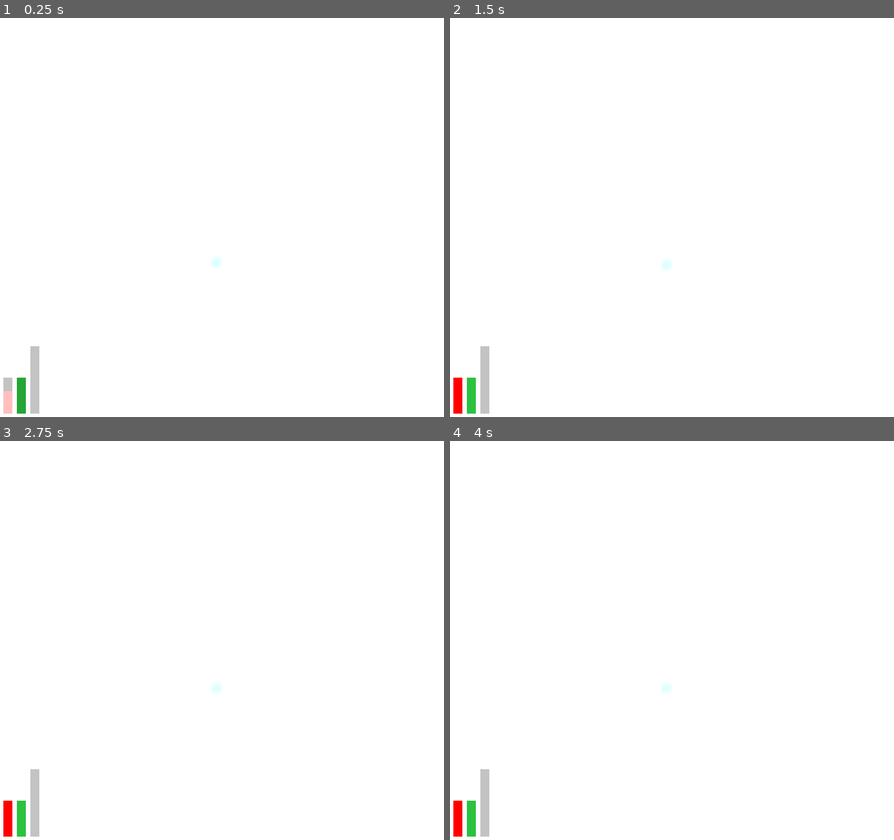
Above: before the commit, frames 1-4 (two rows, left to right).
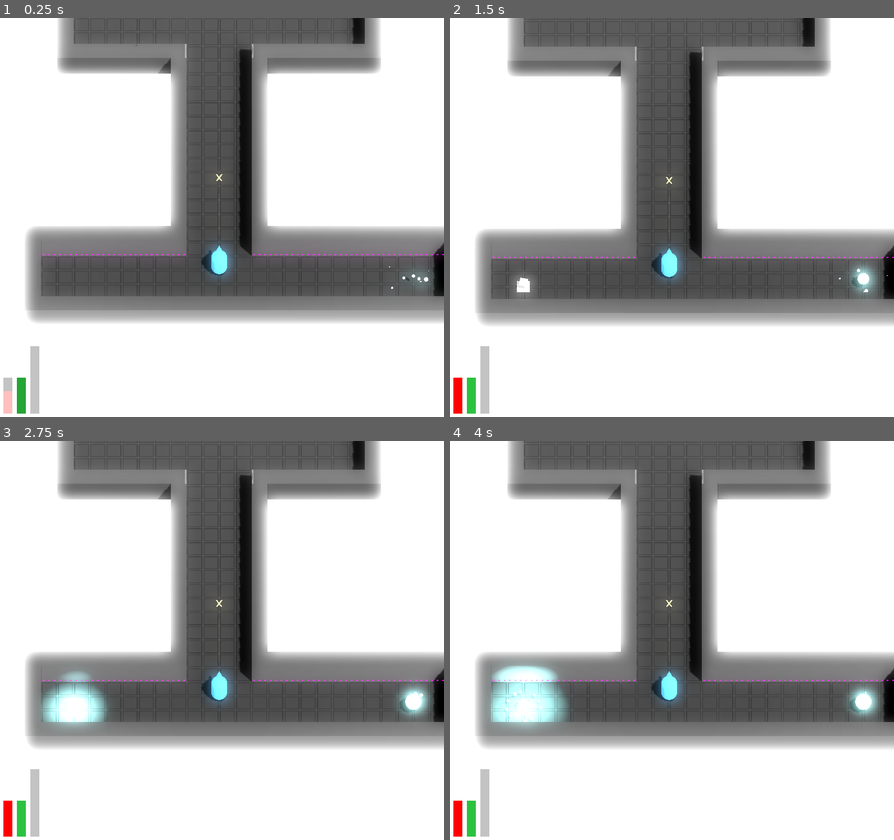
Above: after the commit, the same moments.

Repository: JackEvans24/bullet-absorb
Game: Godot game, scene res://scenes/main.tscn
The game is run twice, just before and just after one commit, with the same random seed, the same clock (stepped at 60 frames per second) and the same inputs.
Inputs:
- Up to frame 1 (0.25 s): no input
- Up to frame 2 (1.5 s): no input
- Up to frame 3 (2.75 s): no input
- Up to frame 4 (4 s): no input

The runs differ from the first frame. In frame 1, 41% of the frame differs, in the area x 5-100%, y 0-77%; in frame 2, 41%; in frame 3, 41%; in frame 4, 41%.

Commit message:
feat: add an easy way to clear the generated room

Diff:
--- a/scripts/editor/room_generator.gd
+++ b/scripts/editor/room_generator.gd
@@ -20,6 +20,7 @@
 var doorway_rotations: Array[int] = [ROT_SOUTH, ROT_EAST, ROT_NORTH, ROT_WEST]
 
 @export var generate: bool = false: set = start_generation
+@export var clear: bool = false: set = clear_grid
 
 @export_group("Size")
 @export var depth := 10
@@ -83,6 +84,9 @@
 	var box: BoxShape3D = detection_shape.shape
 	box.size = Vector3((width * 2) - detection_offset, detection_height, (depth * 2) - detection_offset)
 
+func clear_grid(_value: bool):
+	grid.clear()
+
 func add_door(door_position: Vector3, door_rotation_index: DoorDirection) -> Node3D:
 	var is_horizontal_door = door_rotation_index % 2 == 0
 	var grid_direction := Vector3.RIGHT if is_horizontal_door else Vector3.BACK
